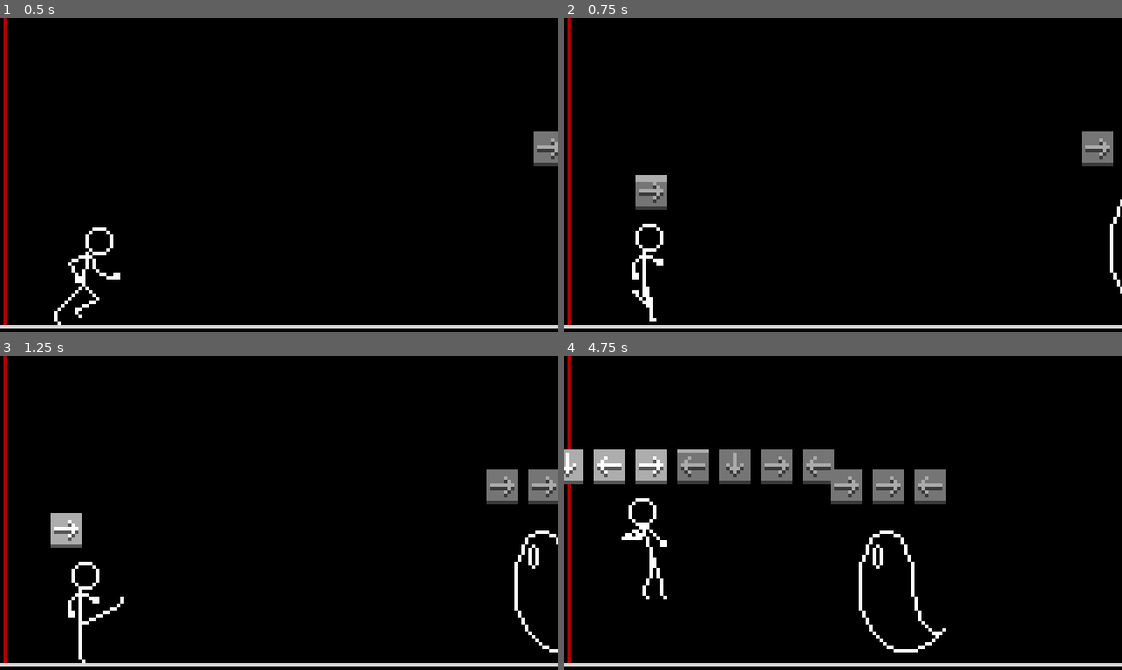
Above: before the commit, frames 1-4 (two rows, left to right).
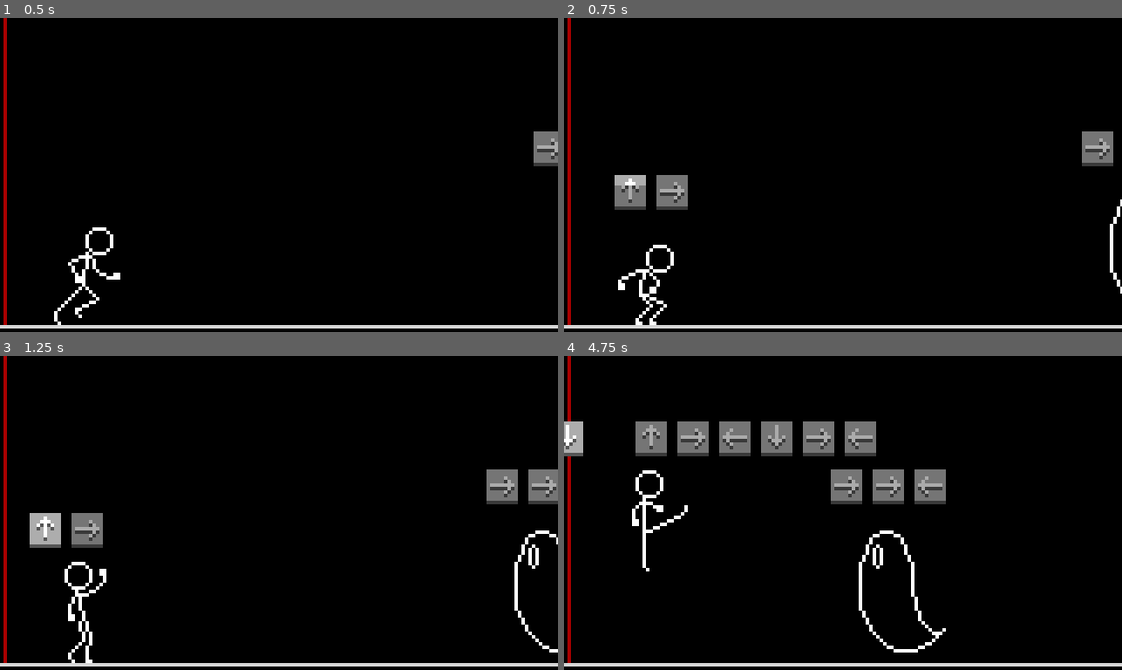
Above: after the commit, the same moments.

Repository: rocketCarlos/JumpingStickman
Game: Godot game, scene res://scenes/main.tscn
Same seed, same stepped clock (60 frames per second), same inputs: the game is played once before the commit and once after it.
Inputs:
- Up to frame 1 (0.5 s): no input
- Up to frame 2 (0.75 s): hold Up (uppercut) from 0.53 s (still down); tap Right (front_kick) at 0.6 s
- Up to frame 3 (1.25 s): keep holding Up (uppercut); tap Space (jump) at 0.77 s
- Up to frame 4 (4.75 s): release Up (uppercut) at 1.28 s; hold Down (downwards_punch) 1.28-2.03 s; tap Left (spin_kick) at 1.35, 2.85, 4.35 s; tap Space (jump) at 1.52, 3.02, 3.77, 4.52 s; hold Up (uppercut) 2.03-3.53 s; tap Right (front_kick) at 2.1, 3.6 s; hold Down (downwards_punch) from 3.53 s (still down)

Frame 1 is identical in both runs. In frame 2, 2.0% of the frame differs, in the area x 9-23%, y 50-98%; in frame 3, 2.0%; in frame 4, 8.1%, in the area x 0-56%, y 20-78%.

Commit message:
addded uppercut

Diff:
--- a/scenes/player.tscn
+++ b/scenes/player.tscn
@@ -177,6 +177,34 @@
 atlas = ExtResource("2_ekn3o")
 region = Rect2(627, 0, 33, 35)
 
+[sub_resource type="AtlasTexture" id="AtlasTexture_tf838"]
+atlas = ExtResource("2_ekn3o")
+region = Rect2(1188, 0, 33, 35)
+
+[sub_resource type="AtlasTexture" id="AtlasTexture_ca8qh"]
+atlas = ExtResource("2_ekn3o")
+region = Rect2(1221, 0, 33, 35)
+
+[sub_resource type="AtlasTexture" id="AtlasTexture_skv8y"]
+atlas = ExtResource("2_ekn3o")
+region = Rect2(1254, 0, 33, 35)
+
+[sub_resource type="AtlasTexture" id="AtlasTexture_7ox5k"]
+atlas = ExtResource("2_ekn3o")
+region = Rect2(1287, 0, 33, 35)
+
+[sub_resource type="AtlasTexture" id="AtlasTexture_8ots7"]
+atlas = ExtResource("2_ekn3o")
+region = Rect2(1320, 0, 33, 35)
+
+[sub_resource type="AtlasTexture" id="AtlasTexture_uehwf"]
+atlas = ExtResource("2_ekn3o")
+region = Rect2(1353, 0, 33, 35)
+
+[sub_resource type="AtlasTexture" id="AtlasTexture_eqb1h"]
+atlas = ExtResource("2_ekn3o")
+region = Rect2(1386, 0, 33, 35)
+
 [sub_resource type="SpriteFrames" id="SpriteFrames_t4ntt"]
 animations = [{
 "frames": [{
@@ -336,6 +364,32 @@
 }],
 "loop": false,
 "name": &"spin_kick",
+"speed": 32.0
+}, {
+"frames": [{
+"duration": 5.0,
+"texture": SubResource("AtlasTexture_tf838")
+}, {
+"duration": 7.0,
+"texture": SubResource("AtlasTexture_ca8qh")
+}, {
+"duration": 1.0,
+"texture": SubResource("AtlasTexture_skv8y")
+}, {
+"duration": 1.0,
+"texture": SubResource("AtlasTexture_7ox5k")
+}, {
+"duration": 1.0,
+"texture": SubResource("AtlasTexture_8ots7")
+}, {
+"duration": 12.0,
+"texture": SubResource("AtlasTexture_uehwf")
+}, {
+"duration": 1.0,
+"texture": SubResource("AtlasTexture_eqb1h")
+}],
+"loop": false,
+"name": &"uppercut",
 "speed": 32.0
 }]
 
@@ -350,8 +404,10 @@
 
 [node name="AnimatedSprite2D" type="AnimatedSprite2D" parent="."]
 sprite_frames = SubResource("SpriteFrames_t4ntt")
-animation = &"downwards_punch"
+animation = &"uppercut"
 autoplay = "run"
+frame = 6
+frame_progress = 1.0
 
 [node name="CollisionShape2D" type="CollisionShape2D" parent="."]
 position = Vector2(0.5, 3.5)
--- a/scripts/player.gd
+++ b/scripts/player.gd
@@ -120,6 +120,9 @@
 			# downwards punch
 			elif Input.is_action_just_pressed("downwards_punch"):
 				current_state = states.DOWNWARDS_PUNCH
+			# uppercut
+			elif Input.is_action_just_pressed("uppercut"):
+				current_state = states.UPPERCUT
 
 
 
@@ -153,6 +156,10 @@
 			elif Input.is_action_just_pressed("downwards_punch"):
 				action_queue.append(states.DOWNWARDS_PUNCH)
 				add_arrow(states.DOWNWARDS_PUNCH, "static")
+			# uppercut
+			elif Input.is_action_just_pressed("uppercut"):
+				action_queue.append(states.UPPERCUT)
+				add_arrow(states.UPPERCUT, "static")
 
 		states.JUMP:
 			# perform the jump in the correct frame
@@ -303,7 +310,7 @@
 		states.SPIN_KICK:
 			return 7
 		states.UPPERCUT:
-			return 0
+			return 16
 		states.DOWNWARDS_PUNCH:
 			return 18
 		_:
Binary file changed: assets/aseprite_files/stickman.ase
Binary file changed: assets/sprites/stickman_sheet.png
Not shown, changed: requirements.txt
Not shown: 1 places in scenes/player.tscn that only renumber resources
